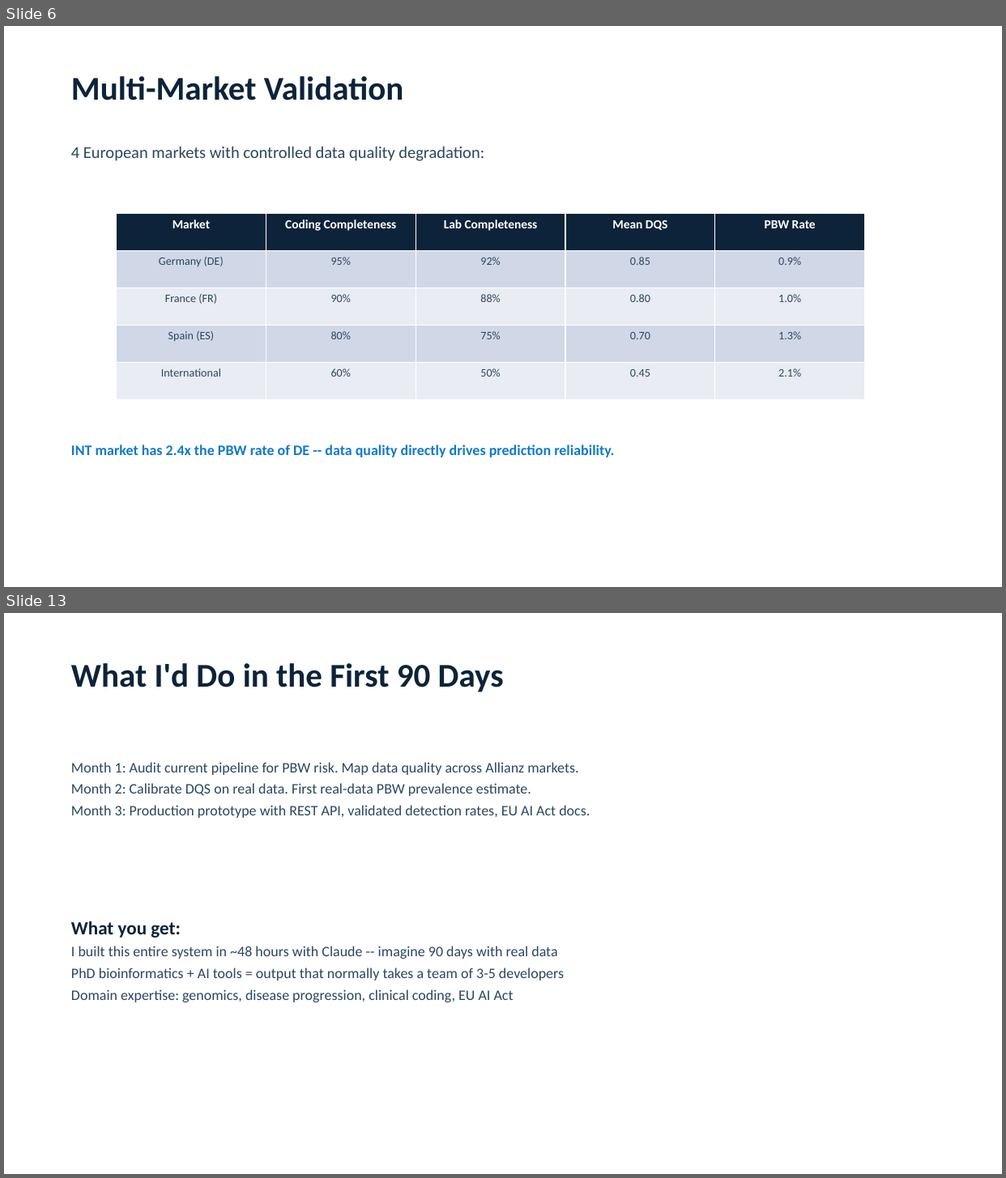
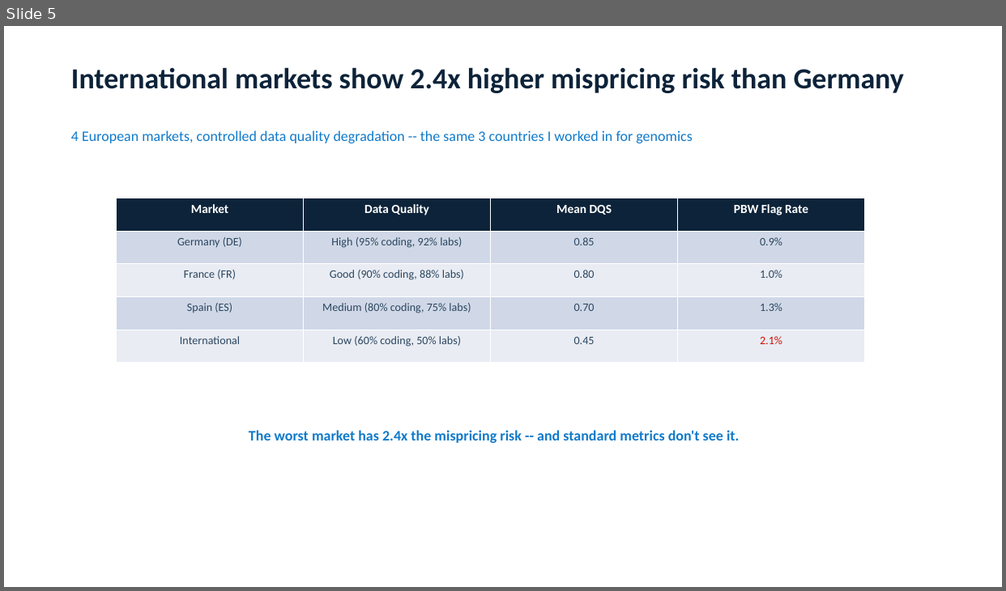
Before and after one commit to ttmgr/Tim_Reska, a slide deck: MedRisk-ADH/data/reports/medrisk_adh_deck.pptx. Shown one above the other, each under a label of ours: slides 6 and 13 before the commit, slide 5 after it; the slides between them are not shown. The pictures are 1006x1178 and 1006x591 pixels, drawn with LibreOffice and Linux fonts; fonts in the diff are those of the drawing. Boxes give left, top, right and bottom in pixels: in the first picture for what was removed or moved away, otherwise in the second. Text is boxed around its words. In the diff, an @@ line names an element or a change of style, - is before the commit and + after.

Commit message:
Add design overhaul, clinical fixes, MARP slides, and interview narrative
- Overhaul all presentations to match template design system (Calibri, #2D3436/#2C6FA0/#B2BEC3)
- Replace text-based pipelines with proper flowcharts (fpdf2 rounded rects, python-pptx shapes)
- Rewrite 22 slide titles as MBB action titles, trim bullets, add source lines
- Standardize Streamlit app UI across 10 files (colors, fonts, badges, charts)
- Fix 4 CRITICAL clinical values (CSF p-tau181 mean, COPD prevalence, F00.x GM annotations, E11.319)
- Add MARP slide deck (slides/pitch.md + theme.css) with PhD-to-disease-progression bridge narrative
- Add PhD→underwriting bridge: "same CTMC math, new domain"
- Map all JD requirements to evidence, integrate reference letter details
- Add new interview Q&As: not-an-MD defense, PO/data team collaboration

```diff
--- a/MedRisk-ADH/data/reports/medrisk_adh_deck.pptx
+++ b/MedRisk-ADH/data/reports/medrisk_adh_deck.pptx
@@ slide 13 removed at (4,613,1002,1174), background #FFFFFF @@
@@ text removed at (71,663,504,692) @@
-What I'd Do in the First 90 Days
@@ text removed at (71,762,590,818) @@
-Month 1: Audit current pipeline for PBW risk. Map data quality across Allianz markets.
-Month 2: Calibrate DQS on real data. First real-data PBW prevalence estimate.
-Month 3: Production prototype with REST API, validated detection rates, EU AI Act docs.
@@ text removed at (71,921,564,1003) @@
-What you get:
-I built this entire system in ~48 hours with Claude -- imagine 90 days with real data
-PhD bioinformatics + AI tools = output that normally takes a team of 3-5 developers
-Domain expertise: genomics, disease progression, clinical coding, EU AI Act
@@ what was slide 6 is now slide 5 @@
@@ slide 5 changed as well @@
@@ text added at (71,67,904,93), 28 pt, text #0D2339, bold @@
+International markets show 2.4x higher mispricing risk than Germany
@@ text removed at (71,76,404,101) @@
-Multi-Market Validation
@@ text at (71,130,692,143): text changed; size 16 to 14 pt; text colour #2B4660 to #107ACA @@
-4 European markets with controlled data quality degradation:
+4 European markets, controlled data quality degradation -- the same 3 countries I worked in for genomics
@@ table at (117,199,865,363) @@
-column 2: Coding Completeness | 95% | 90% | 80% | 60%
-column 3: Lab Completeness | 92% | 88% | 75% | 50%
+column 2: Data Quality | High (95% coding, 92% labs) | Good (90% coding, 88% labs) | Medium (80% coding, 75% labs) | Low (60% coding, 50% labs)
-column 4, row 1: PBW Rate
+column 4, row 1: PBW Flag Rate
@@ table: place and size @@
-table at (117,213,865,400)
+table at (117,199,865,363)
@@ text at (249,430,739,443): text changed @@
-INT market has 2.4x the PBW rate of DE -- data quality directly drives prediction reliability.
+The worst market has 2.4x the mispricing risk -- and standard metrics don't see it.
```
Also in this commit, not shown: 9 slides added, 12 other slides removed, 27 other files.
